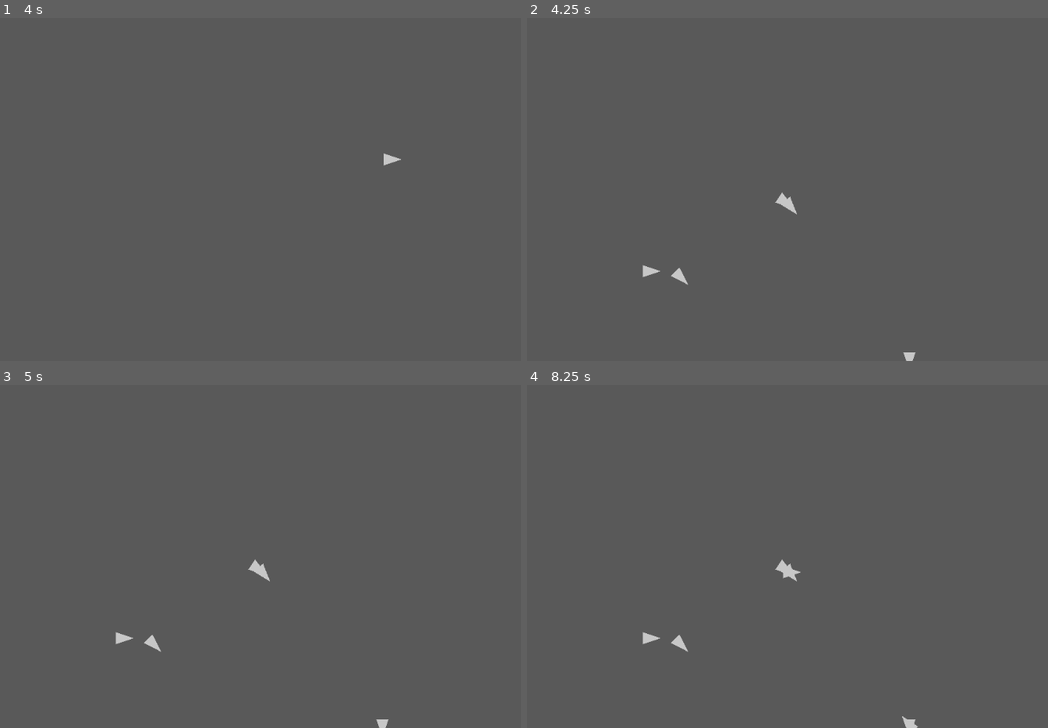
Above: before the commit, frames 1-4 (two rows, left to right).
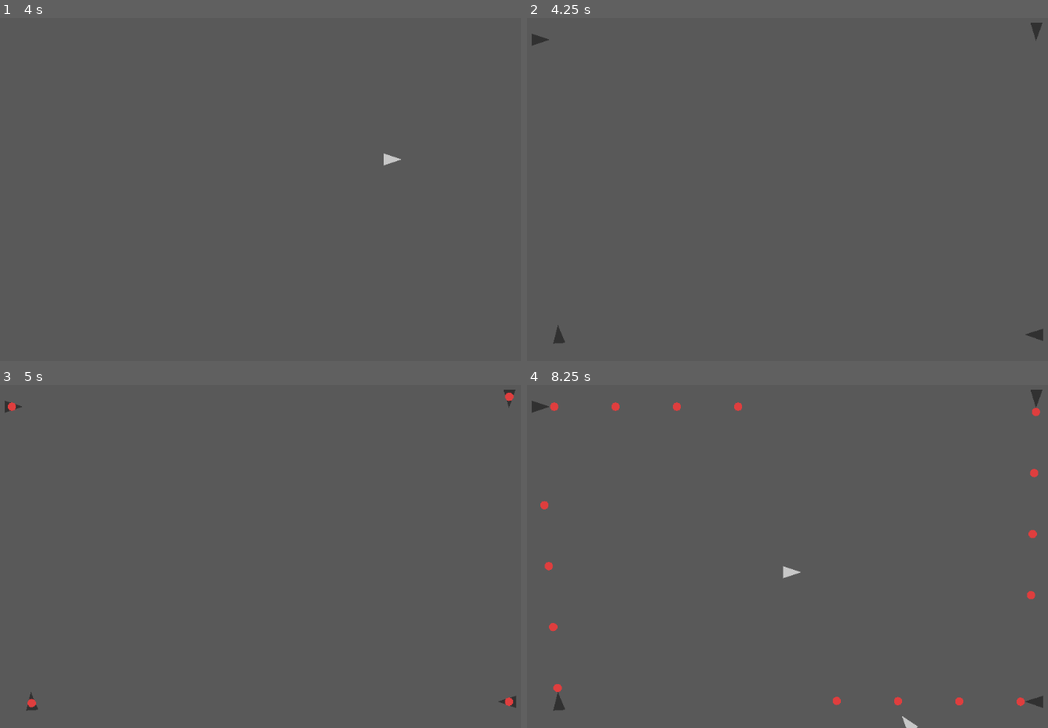
Above: after the commit, the same moments.

Repository: battw/does-compute-2
Game: Godot game, scene res://Main/Main.tscn
Two runs of this game, one before a commit and one after it. Both use one fixed random seed, a clock stepped at 60 frames per second and the inputs below.
Inputs (mouse positions are in pixels of both pictures, inside the frame that each line leads up to):
- Up to frame 1 (4 s): tap Enter at 0.5, 2, 3.5 s; move the mouse to (390, 158) at 0.52 s; press the mouse at (390, 158) at 0.53 s; tap Space at 1.25, 2.75 s; move the mouse to (390, 158) at 1.27 s; release the mouse at (390, 158) at 1.28 s; right-click (390, 158) at 1.35 s; click (390, 158) at 1.55 s; move the mouse to (312, 96) at 2.02 s; press the mouse at (312, 96) at 2.03 s; move the mouse to (218, 251) at 2.77 s; release the mouse at (218, 251) at 2.78 s; click (218, 251) at 2.85 s; move the mouse to (437, 234) at 3.52 s; hold Right mouse button (change_mode) from 3.53 s (still down); click (437, 234) at 3.8 s
- Up to frame 2 (4.25 s): keep holding Right mouse button (change_mode); tap L (load) at 4.15 s
- Up to frame 3 (5 s): move the mouse to (151, 642) at 4.27 s; release Right mouse button (change_mode) at 4.28 s; click (151, 642) at 4.35 s; tap S (save) at 4.9 s
- Up to frame 4 (8.25 s): tap Space at 5 s; move the mouse to (782, 566) at 5.02 s; press the mouse at (782, 566) at 5.03 s; move the mouse to (787, 573) at 5.77 s; release the mouse at (787, 573) at 5.78 s; right-click (787, 573) at 5.85 s; click (787, 573) at 6.05 s; move the mouse to (907, 724) at 6.52 s; press the mouse at (907, 724) at 6.53 s; move the mouse to (787, 573) at 7.27 s; release the mouse at (787, 573) at 7.28 s; click (787, 573) at 7.35 s; move the mouse to (907, 724) at 8.02 s; hold Right mouse button (change_mode) from 8.03 s (still down)

Frame 1 is identical in both runs. In frame 2, 0.5% of the frame differs, in the area x 0-100%, y 1-100%; in frame 3, 0.6%; in frame 4, 1.0%, in the area x 0-100%, y 1-99%.

Commit message:
Can save and load arrows.

Diff:
--- a/Main/Main.gd
+++ b/Main/Main.gd
@@ -44,8 +44,11 @@
 	""" Places an arrow at the given position and returns it """
 	var a = arrow.instance()
 	a.position = pos
-	var arrows = find_node("Arrows")
-	arrows.add_child(a)
+	var arrows = find_node("Arrows", true, false)
+	if !arrows:
+		print("Could not find Arrows node to add an Arrow to.")
+	else:
+		arrows.add_child(a)
 	return a
 
 func on_arrow_clicked(arrow):
--- a/Saver/Saver.gd
+++ b/Saver/Saver.gd
@@ -37,8 +37,7 @@
 
 func load(name):
 	print("loading " + name)
-	var new_arrows = Node.new()
-	new_arrows.name = "Arrows"
+#
 	# load resource
 	var dir = Directory.new()
 	if !dir.dir_exists(SAVE_PATH):
@@ -51,17 +50,20 @@
 		print("failed to load " + file_path)
 		return
 
-	for arrow_data in save_data.data["Arrows"]:
-		print(arrow_data)
-		var a = Arrow.instance()
-		a.load(arrow_data)
-		new_arrows.add_child(a)
-
-	var current_arrows = get_tree().root.find_node("Arrows", true, false)
-	if !current_arrows:
+	var arrows = get_tree().root.find_node("Arrows", true, false)
+	if !arrows:
 		print("failed to load save. arrows node not in tree.")
 		return
 
-	for child in current_arrows.get_children():
-		current_arrows.remove_child(child)
-	current_arrows.replace_by(new_arrows)
+	var parent = arrows.get_parent()
+	parent.remove_child(arrows)
+	arrows = Node.new()
+	arrows.name = "Arrows"
+	print("parent = " + parent.name)
+	parent.add_child(arrows)
+	print("child = " + arrows.name)
+
+	for arrow_data in save_data.data["Arrows"]:
+		var a = Arrow.instance()
+		a.load(arrow_data)
+		arrows.add_child(a)
--- a/saves/sav.tres
+++ b/saves/sav.tres
@@ -7,33 +7,23 @@
 data = {
 "Arrows": [ {
 "hit": false,
-"inv": false,
+"inv": true,
 "name": "Arrow",
-"transform": Transform2D( 1, 0, 0, 1, 300, 453 )
+"transform": Transform2D( 1, -1.58325e-08, 1.58325e-08, 1, 119, 74 )
 }, {
 "hit": false,
-"inv": false,
+"inv": true,
 "name": "@Arrow@2",
-"transform": Transform2D( 0.698933, 0.715187, -0.715187, 0.698933, 350, 461 )
+"transform": Transform2D( -0.026539, 0.999648, -0.999648, -0.026539, 932, 56 )
 }, {
 "hit": false,
-"inv": false,
-"name": "@Arrow@3",
-"transform": Transform2D( 0.707107, 0.707107, -0.707107, 0.707107, 488, 619 )
+"inv": true,
+"name": "@Arrow@249",
+"transform": Transform2D( -0.0719777, -0.997406, 0.997406, -0.0719777, 153, 561 )
 }, {
 "hit": false,
-"inv": false,
-"name": "@Arrow@4",
-"transform": Transform2D( 0.832048, 0.554703, -0.554703, 0.832048, 520, 338 )
-}, {
-"hit": false,
-"inv": false,
-"name": "@Arrow@5",
-"transform": Transform2D( 0.640184, 0.768221, -0.768221, 0.640184, 529, 345 )
-}, {
-"hit": false,
-"inv": false,
-"name": "@Arrow@6",
-"transform": Transform2D( -4.37114e-08, 1, -1, -4.37114e-08, 725, 596 )
+"inv": true,
+"name": "@Arrow@406",
+"transform": Transform2D( -0.999993, -0.00385101, 0.00385101, -0.999993, 933, 557 )
 } ]
 }
